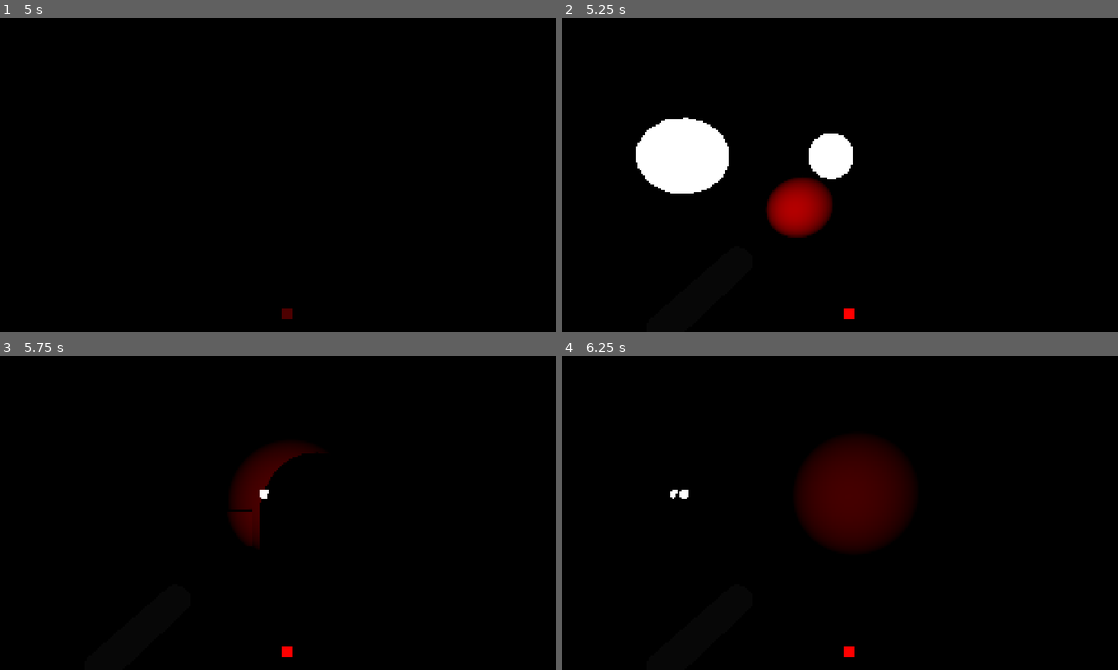
Above: before the commit, frames 1-4 (two rows, left to right).
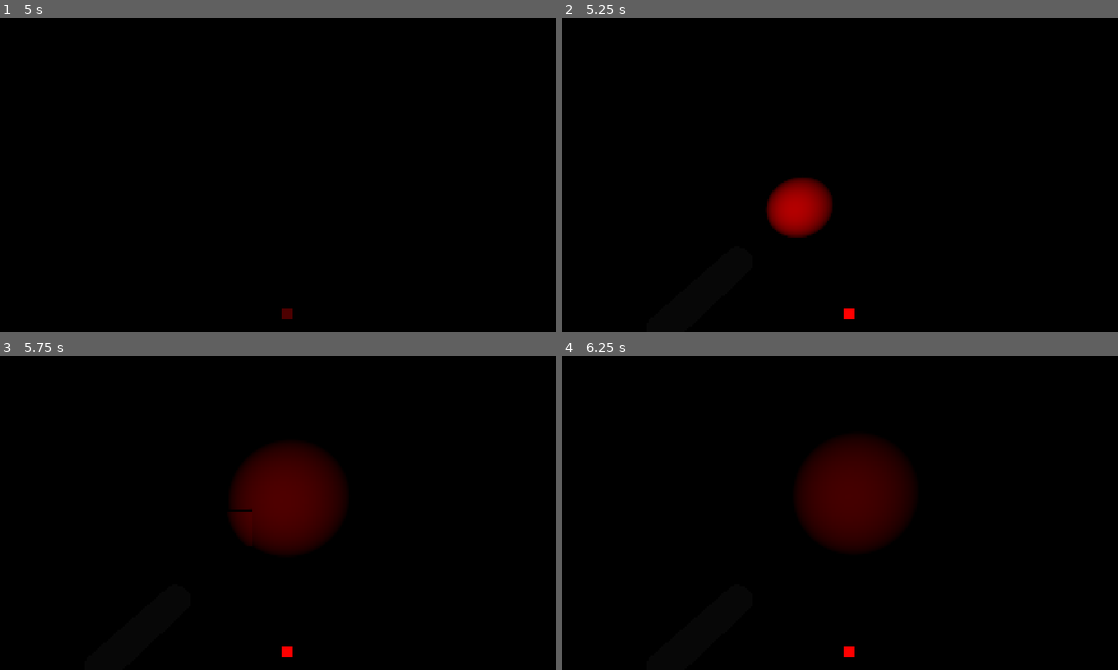
Above: after the commit, the same moments.

Repository: goamek/respawngamejam2026
Game: Godot game, scene res://src/level/scenes/test_room.tscn
Two runs of this game, one before a commit and one after it. Both use one fixed random seed, a clock stepped at 60 frames per second and the inputs below.
Inputs (mouse positions are in pixels of both pictures, inside the frame that each line leads up to):
- Up to frame 1 (5 s): move the mouse to (322, 159) at 0.52 s; hold Ctrl (crouch) 0.53-1.28 s; hold W (move_forward) 0.53-4.28 s; tap F (flashlight) at 0.8, 1.35, 3.05 s; move the mouse to (255, 162) at 1.27 s; tap E (interact) at 1.55, 3.8 s; move the mouse to (300, 156) at 2.02 s; hold E (interact) 2.03-2.78 s; tap Ctrl (crouch) at 2.3, 4.35 s; move the mouse to (278, 165) at 2.77 s; tap R (color_next) at 2.85 s; tap Enter at 3.5 s; move the mouse to (333, 165) at 3.52 s; hold Q (color_prev) 3.53-4.28 s; tap Escape (pause) at 4.15 s; tap Space at 4.25 s; move the mouse to (105, 109) at 4.27 s; hold A (move_left) from 4.28 s (still down)
- Up to frame 2 (5.25 s): tap Enter at 5 s; move the mouse to (878, 162) at 5.02 s; release A (move_left) at 5.03 s; hold S (move_back) from 5.03 s (still down); hold F (flashlight) from 5.03 s (still down)
- Up to frame 3 (5.75 s): keep holding S (move_back); keep holding F (flashlight)
- Up to frame 4 (6.25 s): move the mouse to (756, 412) at 5.77 s; release S (move_back) at 5.78 s; release F (flashlight) at 5.78 s; hold D (move_right) from 5.78 s (still down); tap E (interact) at 5.85 s

Frame 1 is identical in both runs. In frame 2, 4.1% of the frame differs, in the area x 13-53%, y 31-56%; in frame 3, 3.9%; in frame 4, less than 0.1%.

Commit message:
jump scare and lives system

Diff:
--- a/respawn-game-jam-2026/project.godot
+++ b/respawn-game-jam-2026/project.godot
@@ -14,6 +14,10 @@
 run/main_scene="res://src/level/scenes/test_room.tscn"
 config/features=PackedStringArray("4.7", "Forward Plus")
 config/icon="res://icon.svg"
+
+[autoload]
+
+GameSession="*res://src/autoload/game_session.gd"
 
 [display]
 
--- /dev/null
+++ b/respawn-game-jam-2026/src/autoload/game_session.gd
@@ -0,0 +1,25 @@
+extends Node
+## Tracks the current run of the game: how many lives the player has left.
+## Registered as the GameSession autoload, so it survives scene changes.
+
+## Emitted whenever the number of lives changes.
+signal lives_changed(lives: int)
+
+## Lives the player starts each run with.
+const MAX_LIVES: int = 3
+
+## Lives the player has left in this run.
+var lives: int = MAX_LIVES
+
+
+## Restores every life for a fresh run.
+func start_new_game() -> void:
+	lives = MAX_LIVES
+	lives_changed.emit(lives)
+
+
+## Takes away one life and returns how many are left.
+func lose_life() -> int:
+	lives = maxi(lives - 1, 0)
+	lives_changed.emit(lives)
+	return lives
--- a/respawn-game-jam-2026/src/entity/scenes/entity.tscn
+++ b/respawn-game-jam-2026/src/entity/scenes/entity.tscn
@@ -27,7 +27,7 @@
 radial_segments = 12
 rings = 6
 
-[node name="Entity" type="CharacterBody3D"]
+[node name="Entity" type="CharacterBody3D" groups=["entity"]]
 collision_layer = 8
 script = ExtResource("1_entity")
 
--- a/respawn-game-jam-2026/src/entity/scripts/entity.gd
+++ b/respawn-game-jam-2026/src/entity/scripts/entity.gd
@@ -1,14 +1,16 @@
 class_name Entity
 extends CharacterBody3D
-## Creature that roams between patrol points, and goes to check wherever it last noticed the player.
-## It notices a player in view who is moving or has the light on, or the spot their light lands on.
+## Creature that roams between patrol points and checks wherever it last noticed the player.
+## It catches the player when it reaches them while it can still see them.
 
 ## Emitted when the entity switches to a different state.
 signal state_changed(state: State)
 ## Emitted when the entity notices the player after not seeing them.
 signal player_spotted
-
-enum State { PAUSING, ROAMING, INVESTIGATING, SEARCHING }
+## Emitted when the entity catches the player.
+signal player_caught
+
+enum State { PAUSING, ROAMING, INVESTIGATING, SEARCHING, CATCHING }
 
 ## Fraction of its intended speed below which the entity counts as blocked.
 const BLOCKED_SPEED_RATIO: float = 0.25
@@ -30,6 +32,8 @@
 const DOOR_CLOSE_DISTANCE: float = 1.3
 ## Distance from a door within which the player keeps the entity from closing it, in meters.
 const DOOR_PLAYER_CLEARANCE: float = 1.5
+## Distance at which the player is caught whichever way the entity faces; the two bodies pass through each other, in meters.
+const OVERLAP_DISTANCE: float = 0.3
 
 @export_group("Roaming")
 ## Points the entity wanders between, in no fixed order.
@@ -52,6 +56,14 @@
 @export var search_time: float = 3.0
 ## How fast it turns while looking around, in degrees per second.
 @export var search_turn_speed: float = 90.0
+
+@export_group("Catching")
+## How close the player must be to be caught, in meters.
+@export var catch_reach: float = 1.2
+## How far off straight ahead the player may be and still be caught, in degrees.
+@export var catch_angle: float = 45.0
+## Time after being reset during which the entity cannot catch, in seconds.
+@export var catch_cooldown: float = 3.0
 
 @export_group("Movement")
 ## How fast the body turns to face where it is going, in degrees per second.
@@ -72,20 +84,24 @@
 var _sees_player: bool = false
 var _door_to_close: Door
 var _door_start_side: float = 0.0
+var _catch_cooldown_left: float = 0.0
+var _start_transform: Transform3D
 
 @onready var _agent: NavigationAgent3D = $NavigationAgent3D
 @onready var _eyes: Marker3D = $Eyes
 
 
-## Finds the player and starts with a pause, which also gives the navigation map time to load.
+## Finds the player, remembers where it started, and begins with a pause while the navigation map loads.
 func _ready() -> void:
 	_player = get_tree().get_first_node_in_group("player") as Player
+	_start_transform = global_transform
 	_pause_left = pause_time
 
 
-## Checks for the player, runs the current state, then applies gravity and moves the body.
+## Checks for the player, tries to catch them, runs the current state, then moves the body.
 func _physics_process(delta: float) -> void:
 	_update_sight()
+	_try_catch(delta)
 	match state:
 		State.PAUSING:
 			_process_pausing(delta)
@@ -95,6 +111,8 @@
 			_process_investigating(delta)
 		State.SEARCHING:
 			_process_searching(delta)
+		State.CATCHING:
+			_process_catching(delta)
 	_close_door_behind()
 	if not is_on_floor():
 		velocity += get_gravity() * delta
@@ -116,14 +134,52 @@
 	return _sees_player
 
 
+## Returns the position of the entity's eyes, in global space.
+func eye_position() -> Vector3:
+	return _eyes.global_position
+
+
+## Puts the entity back where it started, roaming afresh and briefly unable to catch.
+func reset_to_start() -> void:
+	global_transform = _start_transform
+	velocity = Vector3.ZERO
+	_sees_player = false
+	_door_to_close = null
+	_catch_cooldown_left = catch_cooldown
+	_start_pausing()
+
+
 ## Looks for the player, and heads for where they are whenever they can be seen.
 func _update_sight() -> void:
 	var can_see: bool = _can_see_player()
-	if can_see:
+	if can_see and state != State.CATCHING:
 		if not _sees_player:
 			player_spotted.emit()
 		investigate(_player.global_position)
 	_sees_player = can_see
+
+
+## Catches the player when it can see them, they are within reach, and it is facing them.
+func _try_catch(delta: float) -> void:
+	_catch_cooldown_left = maxf(_catch_cooldown_left - delta, 0.0)
+	if state == State.CATCHING or _catch_cooldown_left > 0.0 or not _sees_player:
+		return
+	if _is_within_reach(_player.global_position):
+		_set_state(State.CATCHING)
+		player_caught.emit()
+
+
+## Whether [param point] is within catching reach and within the catch angle of straight ahead.
+## Points closer than [constant OVERLAP_DISTANCE] count whatever the angle, since bodies can overlap.
+func _is_within_reach(point: Vector3) -> bool:
+	var to_point: Vector3 = point - global_position
+	to_point.y = 0.0
+	var distance: float = to_point.length()
+	if distance > catch_reach:
+		return false
+	if distance < OVERLAP_DISTANCE:
+		return true
+	return to_point.normalized().dot(-global_basis.z) >= cos(deg_to_rad(catch_angle))
 
 
 ## Stands still until the pause runs out, then heads for a patrol point.
@@ -140,9 +196,14 @@
 		_start_pausing()
 
 
-## Hurries to the spot being checked, then looks around on arrival.
+## Hurries to the spot being checked; on arrival, turns to the player if still in sight, otherwise looks around.
 func _process_investigating(delta: float) -> void:
-	if _follow_path(investigate_speed, delta):
+	if not _follow_path(investigate_speed, delta):
+		return
+	if _sees_player:
+		_stop()
+		_face_point(last_known_position, delta)
+	else:
 		_start_searching()
 
 
@@ -153,6 +214,12 @@
 	_search_left -= delta
 	if _search_left <= 0.0:
 		_start_pausing()
+
+
+## Holds still facing the player until something resets the entity.
+func _process_catching(delta: float) -> void:
+	_stop()
+	_face_point(_player.global_position, delta)
 
 
 ## Stops and waits before choosing the next patrol point.
@@ -316,6 +383,13 @@
 	rotation.y = rotate_toward(rotation.y, target_yaw, deg_to_rad(turn_speed) * delta)
 
 
+## Turns the body toward [param point], in global space, at the turn speed.
+func _face_point(point: Vector3, delta: float) -> void:
+	var to_point: Vector3 = point - global_position
+	to_point.y = 0.0
+	_face(to_point.normalized(), delta)
+
+
 ## Returns 1 when the body faces [param direction], falling to 0 when it faces sideways or away.
 func _alignment_with(direction: Vector3) -> float:
 	return maxf(direction.dot(-global_basis.z), 0.0)
--- /dev/null
+++ b/respawn-game-jam-2026/src/level/scenes/catch_handler.tscn
@@ -0,0 +1,34 @@
+[gd_scene format=3]
+
+[ext_resource type="Script" path="res://src/level/scripts/catch_handler.gd" id="1_catch_handler"]
+
+[node name="CatchHandler" type="Node"]
+script = ExtResource("1_catch_handler")
+
+[node name="Overlay" type="CanvasLayer" parent="."]
+layer = 10
+
+[node name="Fade" type="ColorRect" parent="Overlay"]
+anchors_preset = 15
+anchor_right = 1.0
+anchor_bottom = 1.0
+grow_horizontal = 2
+grow_vertical = 2
+mouse_filter = 2
+color = Color(0, 0, 0, 1)
+
+[node name="Message" type="Label" parent="Overlay/Fade"]
+anchors_preset = 8
+anchor_left = 0.5
+anchor_top = 0.5
+anchor_right = 0.5
+anchor_bottom = 0.5
+offset_left = -400.0
+offset_top = -30.0
+offset_right = 400.0
+offset_bottom = 30.0
+grow_horizontal = 2
+grow_vertical = 2
+theme_override_font_sizes/font_size = 44
+horizontal_alignment = 1
+vertical_alignment = 1
--- a/respawn-game-jam-2026/src/level/scenes/test_entity.tscn
+++ b/respawn-game-jam-2026/src/level/scenes/test_entity.tscn
@@ -5,6 +5,7 @@
 [ext_resource type="PackedScene" path="res://src/environment/scenes/desk.tscn" id="3_desk"]
 [ext_resource type="PackedScene" path="res://src/environment/scenes/door.tscn" id="4_door"]
 [ext_resource type="NavigationMesh" path="res://src/level/resources/test_entity_navigation_mesh.tres" id="5_navigation_mesh"]
+[ext_resource type="PackedScene" path="res://src/level/scenes/catch_handler.tscn" id="6_catch_handler"]
 
 [sub_resource type="Environment" id="Environment_bright"]
 background_mode = 1
@@ -259,6 +260,12 @@
 transform = Transform3D(1, 0, 0, 0, 1, 0, 0, 0, 1, 10, 0, -6)
 patrol_points = [NodePath("../PatrolPoints/HallWest"), NodePath("../PatrolPoints/HallEast"), NodePath("../PatrolPoints/NorthWestRoom"), NodePath("../PatrolPoints/NorthEastRoom"), NodePath("../PatrolPoints/SouthWestRoom"), NodePath("../PatrolPoints/SouthEastRoom")]
 
+[node name="PlayerSpawn" type="Marker3D" parent="."]
+transform = Transform3D(0, 0, -1, 0, 1, 0, 1, 0, 0, -10.5, 0, 0)
+
+[node name="CatchHandler" parent="." node_paths=PackedStringArray("spawn_point") instance=ExtResource("6_catch_handler")]
+spawn_point = NodePath("../PlayerSpawn")
+
 [node name="Player" parent="." instance=ExtResource("1_player")]
 transform = Transform3D(0, 0, -1, 0, 1, 0, 1, 0, 0, -10.5, 0, 0)
 
--- /dev/null
+++ b/respawn-game-jam-2026/src/level/scripts/catch_handler.gd
@@ -0,0 +1,94 @@
+class_name CatchHandler
+extends Node
+## Plays the moment the entity catches the player, takes a life, and respawns the player at the hub.
+## On the last life the run ends: the game goes to the main menu, or quits if none is set.
+
+## Emitted when the last life is lost, just before leaving the level.
+signal run_ended
+
+## Message shown while the screen is black; filled in with the lives left.
+const CAUGHT_MESSAGE: String = "Caught. %d %s left"
+## Message shown when the last life is lost.
+const GAME_OVER_MESSAGE: String = "Caught. No lives left"
+
+## Where the player comes back after being caught.
+@export var spawn_point: Node3D
+## Scene to load when the last life is lost; leave empty to quit the game instead.
+@export_file("*.tscn") var main_menu_scene: String = ""
+## Time the view takes to snap toward the entity, in seconds.
+@export var turn_time: float = 0.15
+## Time the player stares at the entity after turning, before the fade, in seconds.
+@export var hold_time: float = 0.45
+## How far the camera jolts at the start of the shake, in meters.
+@export var shake_strength: float = 0.08
+## Time the screen takes to fade to or from black, in seconds.
+@export var fade_time: float = 0.6
+## Time the black screen and its message stay up, in seconds.
+@export var message_time: float = 1.6
+
+var _player: Player
+var _entities: Array[Entity] = []
+var _is_handling: bool = false
+
+@onready var _fade: ColorRect = $Overlay/Fade
+@onready var _message: Label = $Overlay/Fade/Message
+
+
+## Finds the player and every entity in the level, and listens for catches.
+func _ready() -> void:
+	assert(spawn_point != null, "CatchHandler needs a spawn point.")
+	_player = get_tree().get_first_node_in_group("player") as Player
+	_fade.modulate.a = 0.0
+	for node: Node in get_tree().get_nodes_in_group("entity"):
+		var entity: Entity = node as Entity
+		_entities.append(entity)
+		entity.player_caught.connect(_on_player_caught.bind(entity))
+
+
+## Shakes the view as it snaps toward [param entity], fades out, and then respawns the player or ends the run.
+func _on_player_caught(entity: Entity) -> void:
+	if _is_handling:
+		return
+	_is_handling = true
+	_player.controls_enabled = false
+	_player.shake_camera(shake_strength, turn_time + hold_time)
+	await _player.face_toward(entity.eye_position(), turn_time).finished
+	await get_tree().create_timer(hold_time).timeout
+	var lives_left: int = GameSession.lose_life()
+	_message.text = _message_for(lives_left)
+	await _fade_to(1.0)
+	await get_tree().create_timer(message_time).timeout
+	if lives_left <= 0:
+		_end_run()
+		return
+	_player.respawn_at(spawn_point)
+	for each_entity: Entity in _entities:
+		each_entity.reset_to_start()
+	await _fade_to(0.0)
+	_player.controls_enabled = true
+	_is_handling = false
+
+
+## Returns the black-screen message for [param lives_left].
+func _message_for(lives_left: int) -> String:
+	if lives_left <= 0:
+		return GAME_OVER_MESSAGE
+	return CAUGHT_MESSAGE % [lives_left, "life" if lives_left == 1 else "lives"]
+
+
+## Fades the black overlay to [param alpha] and waits until it is done.
+func _fade_to(alpha: float) -> void:
+	var tween: Tween = create_tween()
+	tween.tween_property(_fade, "modulate:a", alpha, fade_time)
+	await tween.finished
+
+
+## Ends the run: loads the main menu with a fresh run if one is set, otherwise quits the game.
+func _end_run() -> void:
+	run_ended.emit()
+	if main_menu_scene.is_empty():
+		# STUB: quits the game until a main menu exists
+		get_tree().quit()
+		return
+	GameSession.start_new_game()
+	get_tree().change_scene_to_file(main_menu_scene)
--- a/respawn-game-jam-2026/src/player/scripts/player.gd
+++ b/respawn-game-jam-2026/src/player/scripts/player.gd
@@ -41,8 +41,13 @@
 var is_crouching: bool = false
 ## Flashlight in the player's hand, or null while the hand is empty.
 var flashlight: Flashlight
+## Whether input moves, turns, and acts for the player; off during the caught moment.
+var controls_enabled: bool = true
 
 var _height: float
+var _shake_strength: float = 0.0
+var _shake_duration: float = 0.0
+var _shake_left: float = 0.0
 
 ## Pivot at eye level that tilts up and down; the camera and anything held follow it.
 @onready var head: Node3D = $Head
@@ -50,6 +55,7 @@
 @onready var hand: Marker3D = $Head/Hand
 ## Finds and uses whatever the player is aiming at, and carries objects.
 @onready var interactor: Interactor = $Head/Interactor
+@onready var _camera: Camera3D = $Head/Camera3D
 @onready var _collision_shape: CollisionShape3D = $CollisionShape3D
 @onready var _ceiling_check: ShapeCast3D = $CeilingCheck
 @onready var _body_shape: CapsuleShape3D = _collision_shape.shape as CapsuleShape3D
@@ -67,24 +73,37 @@
 			_hold_flashlight(child)
 
 
-## Routes mouse look and the pause, interact, and flashlight actions.
+## Routes the pause action, and while controls are enabled, mouse look and the interact and flashlight actions.
 func _unhandled_input(event: InputEvent) -> void:
-	if event is InputEventMouseMotion and Input.mouse_mode == Input.MOUSE_MODE_CAPTURED:
+	if event.is_action_pressed("pause"):
+		# STUB: frees the mouse until a real pause menu exists
+		_toggle_mouse_capture()
+	elif not controls_enabled:
+		return
+	elif event is InputEventMouseMotion and Input.mouse_mode == Input.MOUSE_MODE_CAPTURED:
 		var motion: InputEventMouseMotion = event
 		_look(motion.relative * mouse_sensitivity)
-	elif event.is_action_pressed("pause"):
-		# STUB: frees the mouse until a real pause menu exists
-		_toggle_mouse_capture()
 	elif event.is_action_pressed("interact"):
 		interactor.try_interact()
 	elif flashlight != null:
 		_handle_flashlight_input(event)
 
 
+## Jitters the camera while a shake is running, easing off to nothing as it ends.
+func _process(delta: float) -> void:
+	if _shake_left <= 0.0:
+		return
+	_shake_left = maxf(_shake_left - delta, 0.0)
+	var amount: float = _shake_strength * (_shake_left / _shake_duration)
+	_camera.h_offset = randf_range(-amount, amount)
+	_camera.v_offset = randf_range(-amount, amount)
+
+
 ## Applies stick look, crouch, and movement once per physics frame.
 func _physics_process(delta: float) -> void:
-	var stick: Vector2 = Input.get_vector("look_left", "look_right", "look_up", "look_down")
-	_look(stick * stick_sensitivity * delta)
+	if controls_enabled:
+		var stick: Vector2 = Input.get_vector("look_left", "look_right", "look_up", "look_down")
+		_look(stick * stick_sensitivity * delta)
 	_update_crouch(delta)
 	_update_velocity(delta)
 	move_and_slide()
@@ -93,6 +112,36 @@
 ## Whether the player is moving fast enough to be noticed.
 func is_moving() -> bool:
 	return Vector2(velocity.x, velocity.z).length() > MOVING_SPEED
+
+
+## Turns the body and head over [param duration] seconds to look at [param point]; returns the running tween.
+func face_toward(point: Vector3, duration: float) -> Tween:
+	var to_point: Vector3 = point - head.global_position
+	var target_yaw: float = atan2(-to_point.x, -to_point.z)
+	var flat_distance: float = Vector2(to_point.x, to_point.z).length()
+	var max_pitch: float = deg_to_rad(MAX_PITCH)
+	var target_pitch: float = clampf(atan2(to_point.y, flat_distance), -max_pitch, max_pitch)
+	var tween: Tween = create_tween().set_parallel()
+	tween.tween_property(self, "rotation:y", rotation.y + angle_difference(rotation.y, target_yaw), duration)
+	tween.tween_property(head, "rotation:x", target_pitch, duration)
+	return tween
+
+
+## Shakes the camera for [param duration] seconds, jolting up to [param strength] meters and fading out.
+func shake_camera(strength: float, duration: float) -> void:
+	_shake_strength = strength
+	_shake_duration = duration
+	_shake_left = duration
+
+
+## Drops anything carried and moves the player to [param spawn], facing its way, standing still with a level head.
+func respawn_at(spawn: Node3D) -> void:
+	if interactor.carried != null:
+		interactor.carried.drop()
+	global_position = spawn.global_position
+	rotation = Vector3(0.0, spawn.global_rotation.y, 0.0)
+	head.rotation = Vector3.ZERO
+	velocity = Vector3.ZERO
 
 
 ## Places [param item] in the player's hand and makes it the flashlight the player controls.
@@ -121,7 +170,8 @@
 ## Crouches while the action is held, and stays crouched while something blocks standing up.
 func _update_crouch(delta: float) -> void:
 	var is_blocked: bool = is_crouching and _ceiling_check.is_colliding()
-	is_crouching = Input.is_action_pressed("crouch") or is_blocked
+	var wants_crouch: bool = controls_enabled and Input.is_action_pressed("crouch")
+	is_crouching = wants_crouch or is_blocked
 	var target_height: float = crouch_height if is_crouching else stand_height
 	_height = move_toward(_height, target_height, crouch_transition_speed * delta)
 	_apply_height()
@@ -138,7 +188,9 @@
 func _update_velocity(delta: float) -> void:
 	if not is_on_floor():
 		velocity += get_gravity() * delta
-	var move_input: Vector2 = Input.get_vector("move_left", "move_right", "move_forward", "move_back")
+	var move_input: Vector2 = Vector2.ZERO
+	if controls_enabled:
+		move_input = Input.get_vector("move_left", "move_right", "move_forward", "move_back")
 	var target: Vector3 = global_basis * Vector3(move_input.x, 0.0, move_input.y) * _current_speed()
 	velocity.x = move_toward(velocity.x, target.x, acceleration * delta)
 	velocity.z = move_toward(velocity.z, target.z, acceleration * delta)
Not shown, added: respawn-game-jam-2026/src/autoload/game_session.gd.uid
Not shown, added: respawn-game-jam-2026/src/level/scripts/catch_handler.gd.uid
Not shown, changed: respawn-game-jam-2026/src/entity/README.md
